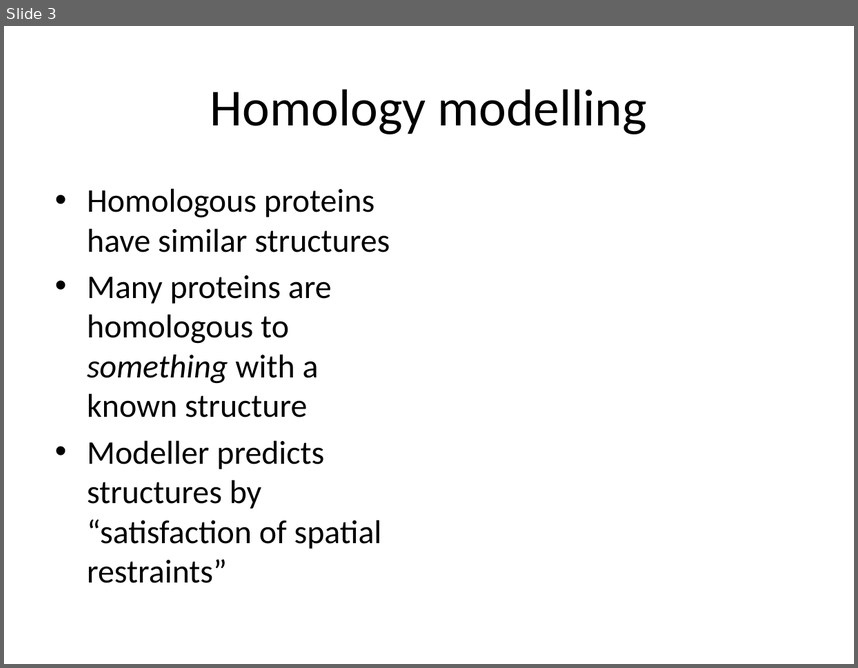
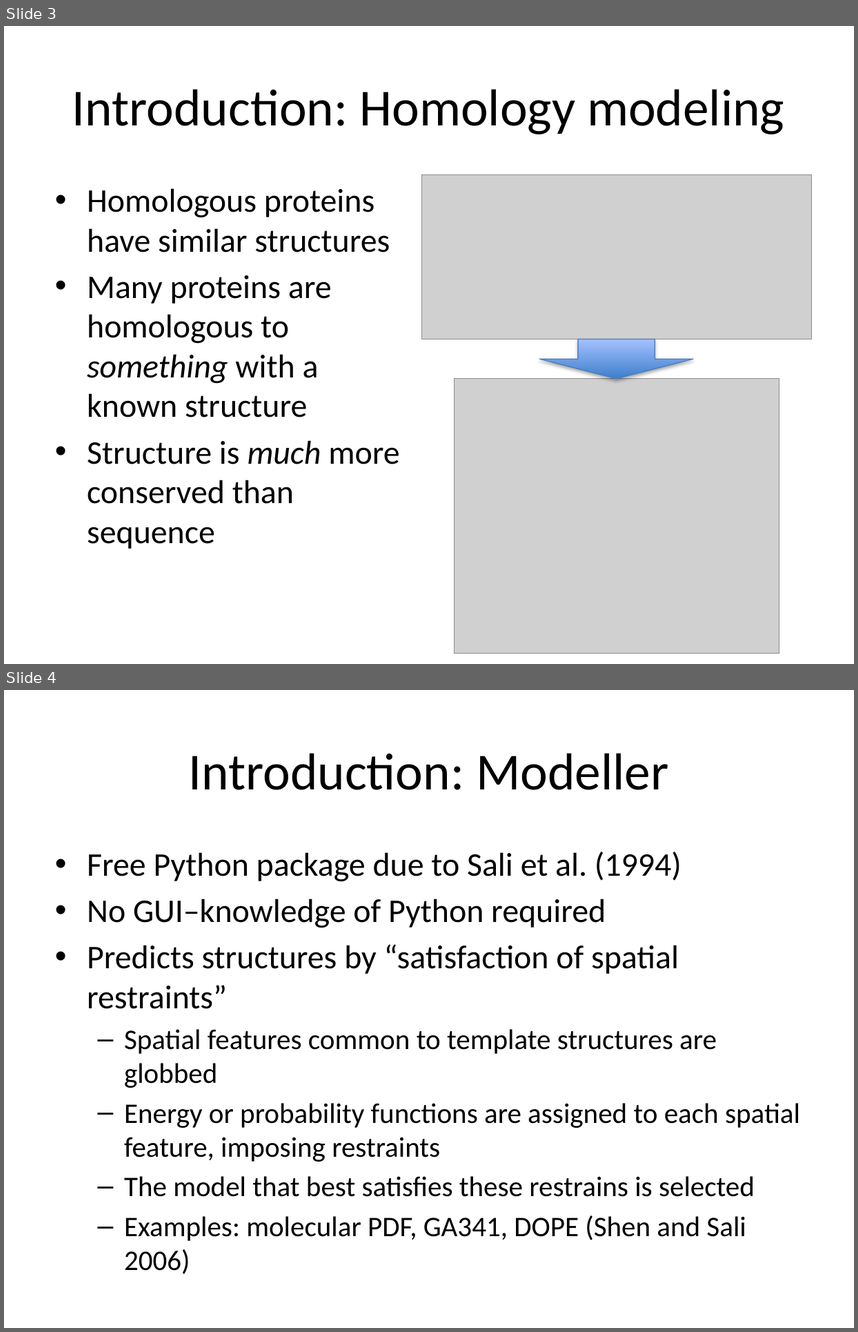
Before and after one commit to iosonofabio/bi2-ss12-p6, a slide deck: project6.pptx. Shown one above the other, each under a label of ours: slide 3 before the commit, slides 3 and 4 after it. The pictures are 858x668 and 858x1332 pixels, drawn with LibreOffice and Linux fonts; fonts in the diff are those of the drawing; grey boxes stand for pictures. Boxes give left, top, right and bottom in pixels: in the first picture for what was removed or moved away, otherwise in the second. Text is boxed around its words. In the diff, an @@ line names an element or a change of style, - is before the commit and + after.

Commit message:
final project presentation; references, figures; bug fixes

```diff
--- a/project6.pptx
+++ b/project6.pptx
@@ slide 4 added at <box>4,690,854,1328</box>, background #FFFFFF @@
@@ title added at <box>188,753,668,790</box>, 44 pt, text #000000 @@
+Introduction: Modeller
@@ text added at <box>87,851,800,1274</box>, 24 pt, text #000000 @@
+• Free Python package due to Sali et al. (1994)
+• No GUI–knowledge of Python required
+• Predicts structures by “satisfaction of spatial restraints”
+  – Spatial features common to template structures are globbed
+  – Energy or probability functions are assigned to each spatial feature, imposing restraints
+  – The model that best satisfies these restrains is selected
+  – Examples: molecular PDF, GA341, DOPE (Shen and Sali 2006)
@@ slide 3 changed as well @@
@@ title at <box>72,89,784,134</box>: text changed @@
-Homology modelling
+Introduction: Homology modeling
@@ picture added at <box>422,175,811,339</box> @@
@@ down arrow added at <box>539,339,693,378</box>, fill gradient #3F80CE to #A4C4FF, outline #4B7EBC 0.75 pt @@
@@ picture added at <box>454,379,780,653</box> @@
@@ text at <box>87,440,399,548</box>: text changed @@
-• Modeller predicts structures by “satisfaction of spatial restraints”
+• Structure is much more conserved than sequence
```
Also in this commit, not shown: 7 other slides changed, 6 other slides added, 1 slide removed, 18 other files.
